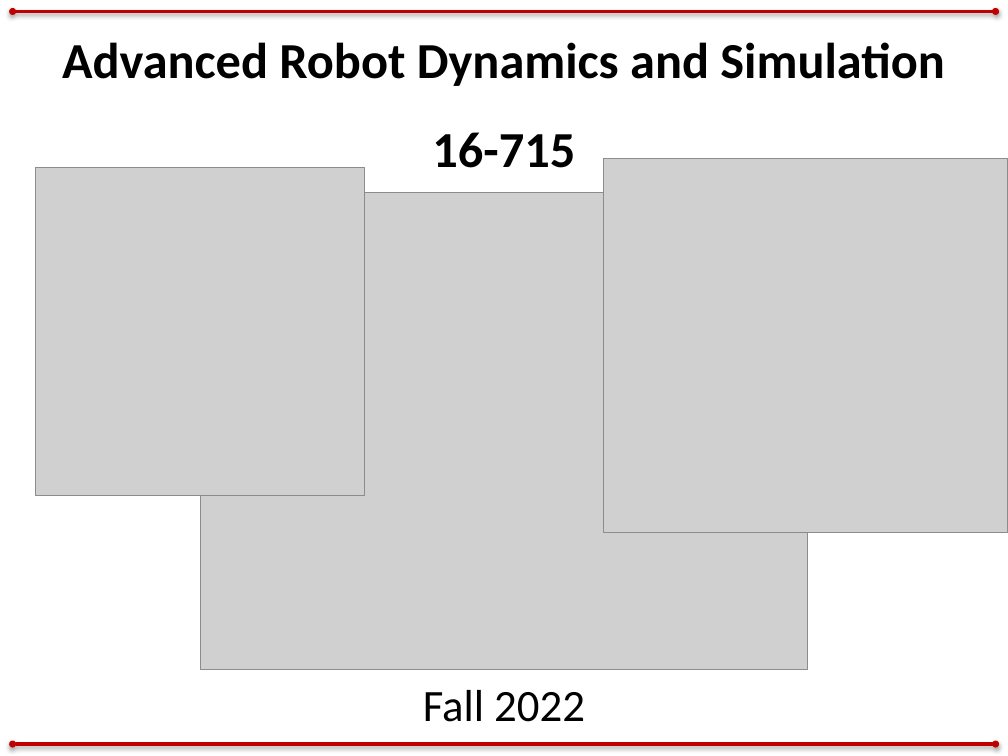
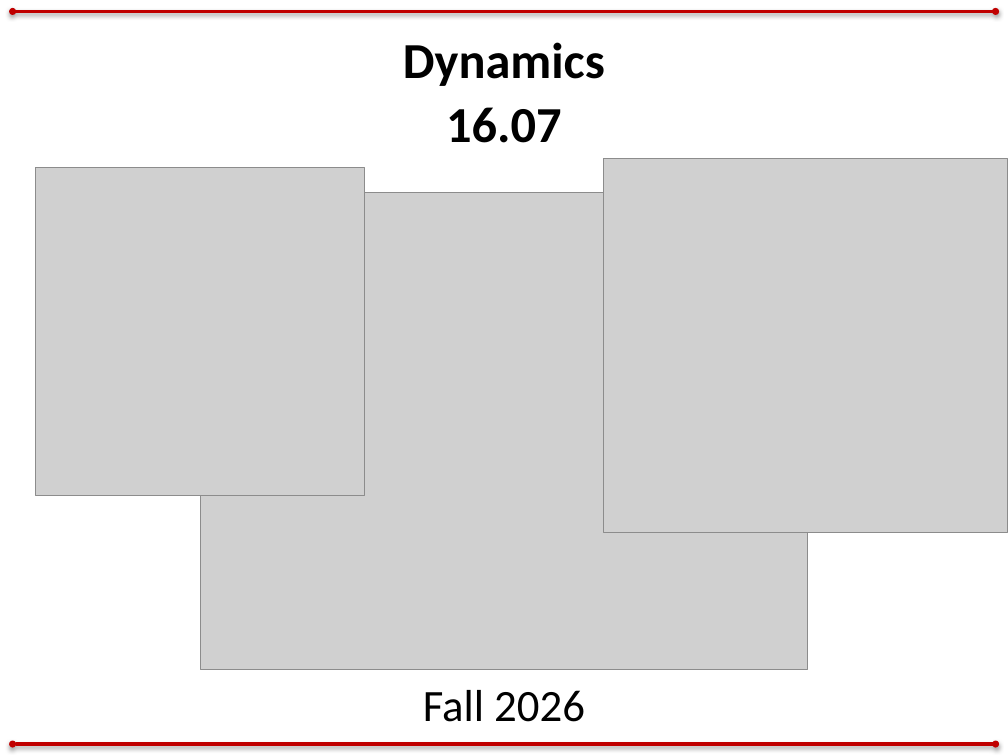
Before and after one commit to zacmanchester/dynamics-course, a slide deck: slide 1 of lectures/lecture 1/Intro.pptx. Drawn at 1008x756 pixels with LibreOffice and Linux fonts; fonts in the diff are those of the drawing; grey boxes stand for pictures. Boxes give left, top, right and bottom in pixels: in the first picture for what was removed or moved away, otherwise in the second. Text is boxed around its words. In the diff, an @@ line names an element or a change of style, - is before the commit and + after.

```diff
--- a/lectures/lecture 1/Intro.pptx
+++ b/lectures/lecture 1/Intro.pptx
@@ text at [403, 42, 605, 86]: text changed @@
-Advanced Robot Dynamics and Simulation
+Dynamics
@@ text at [446, 107, 561, 143]: text changed @@
-16-715
+16.07
@@ text at [423, 690, 585, 722]: text changed @@
-Fall 2022
+Fall 2026
```
Also in this commit, not shown: 3 other slides changed, 2 slides added, 2 other files.
